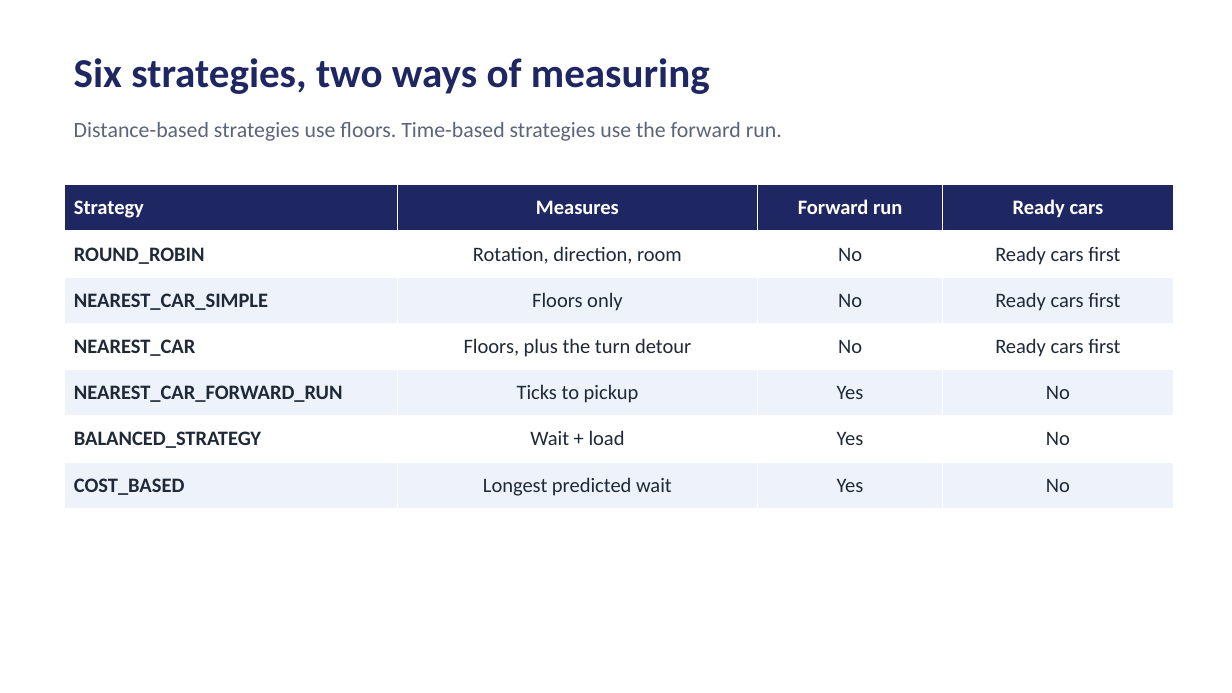
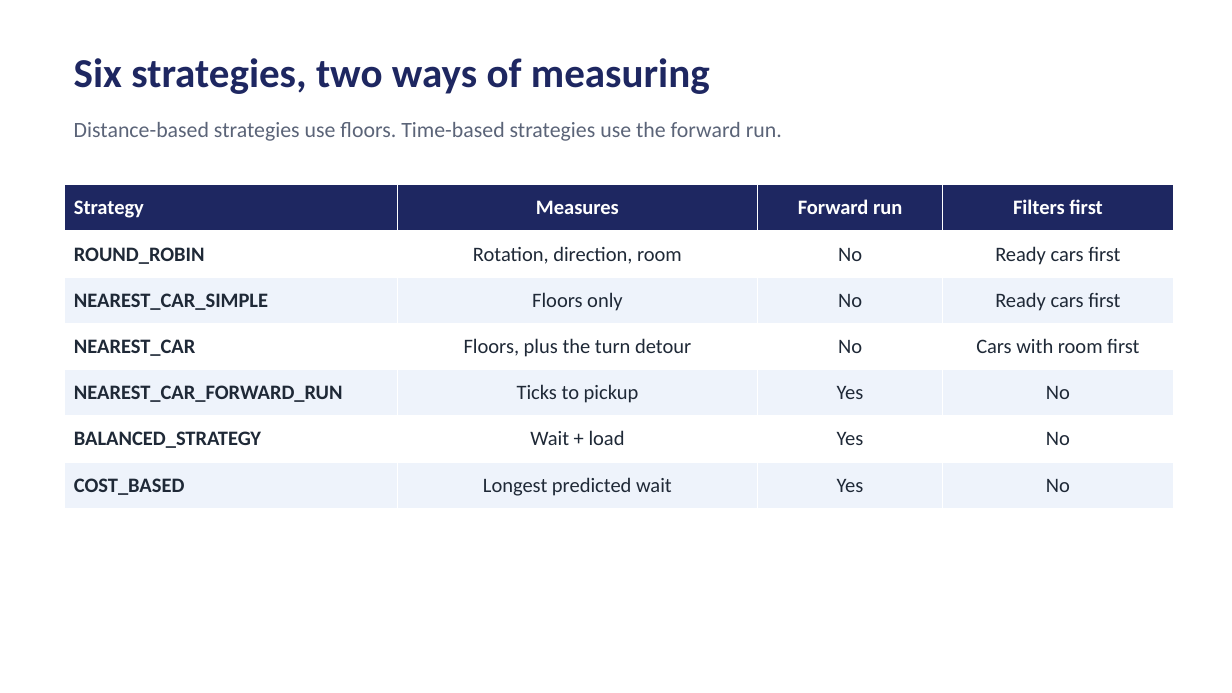
Before and after one commit to yashrajarora/kkr-simulator-python, a slide deck: slide 15 of docs/elevator_strategies_summary.pptx. Drawn at 1232x693 pixels with LibreOffice and Linux fonts; fonts in the diff are those of the drawing. Boxes give left, top, right and bottom in pixels: in the first picture for what was removed or moved away, otherwise in the second. Text is boxed around its words. In the diff, an @@ line names an element or a change of style, - is before the commit and + after.

```diff
--- a/docs/elevator_strategies_summary.pptx
+++ b/docs/elevator_strategies_summary.pptx
@@ table at [65,185,1174,508] @@
-row 1, column 4: Ready cars
+row 1, column 4: Filters first
-row 4, column 4: Ready cars first
+row 4, column 4: Cars with room first
```
Also in this commit, not shown: 10 other slides changed, 6 slides added, 13 other files.
